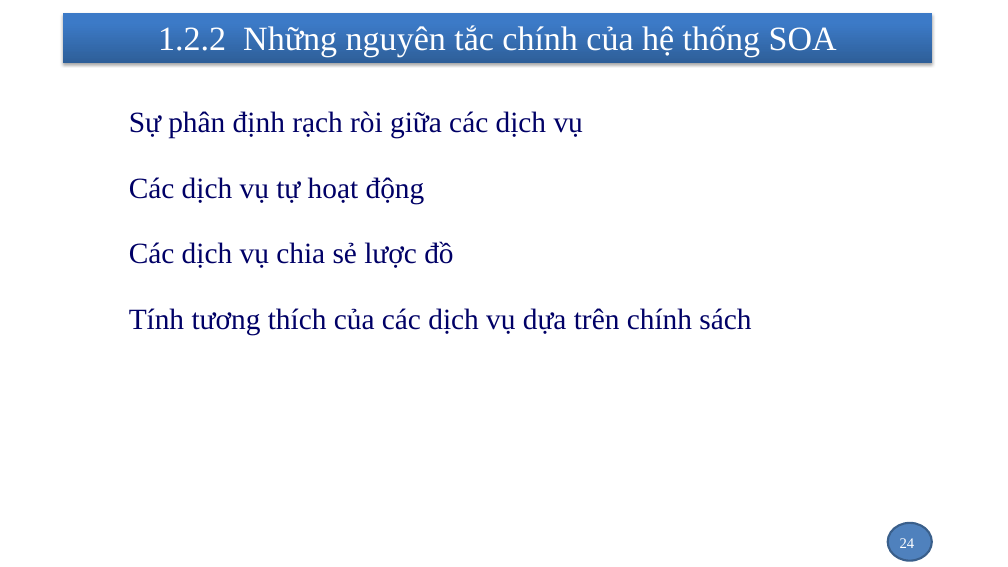
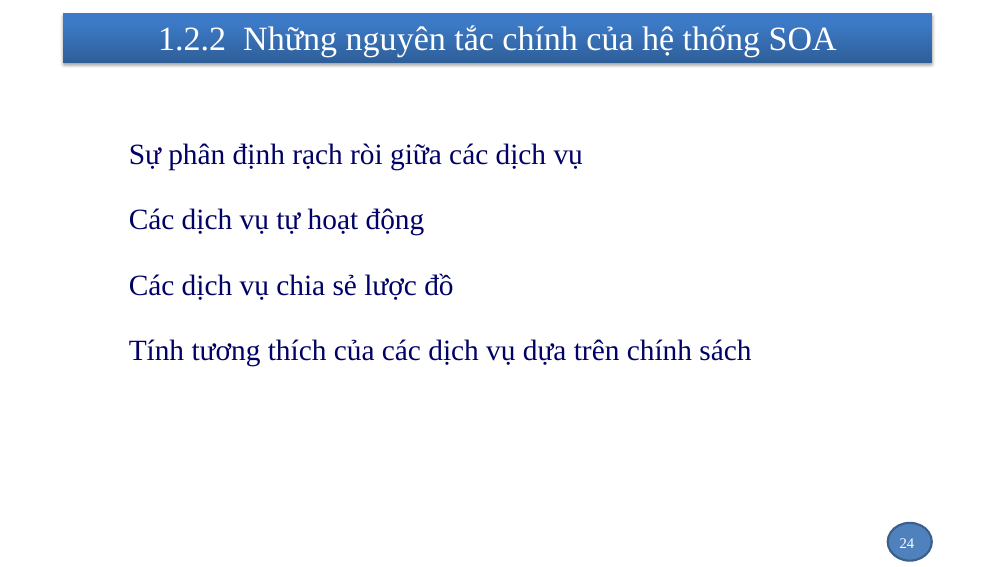
Before and after one commit to nhanhnt/LUANVAN, a slide deck: slide 24 of WORD/luanvan_nhanhnt_ver1.pptx. Drawn at 1008x567 pixels with LibreOffice and Linux fonts; fonts in the diff are those of the drawing; background and template pictures are left out. Boxes give left, top, right and bottom in pixels: in the first picture for what was removed or moved away, otherwise in the second. Text is boxed around its words. In the diff, an @@ line names an element or a change of style, - is before the commit and + after.

```diff
--- a/WORD/luanvan_nhanhnt_ver1.pptx
+++ b/WORD/luanvan_nhanhnt_ver1.pptx
@@ text "Sự phân định rạch ròi ...": place and size @@
-text "Sự phân định rạch ròi ..." at bbox=[129, 111, 751, 335]
+text "Sự phân định rạch ròi ..." at bbox=[129, 143, 751, 367]
```
Also in this commit, not shown: 1 other slide changed, 1 other file.
